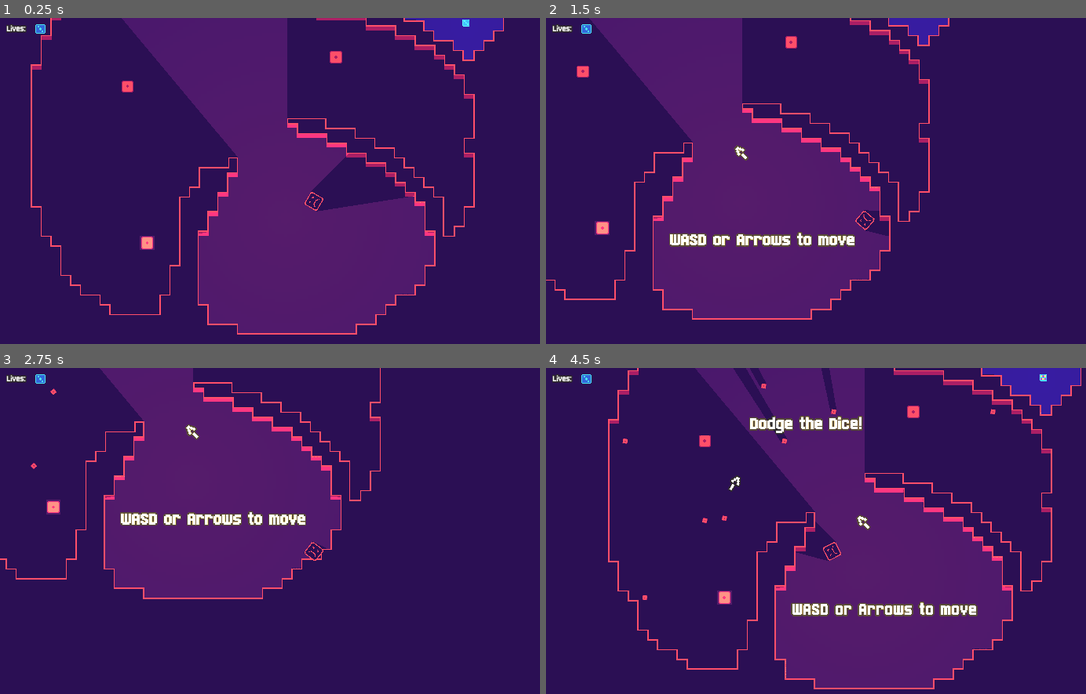
Above: before the commit, frames 1-4 (two rows, left to right).
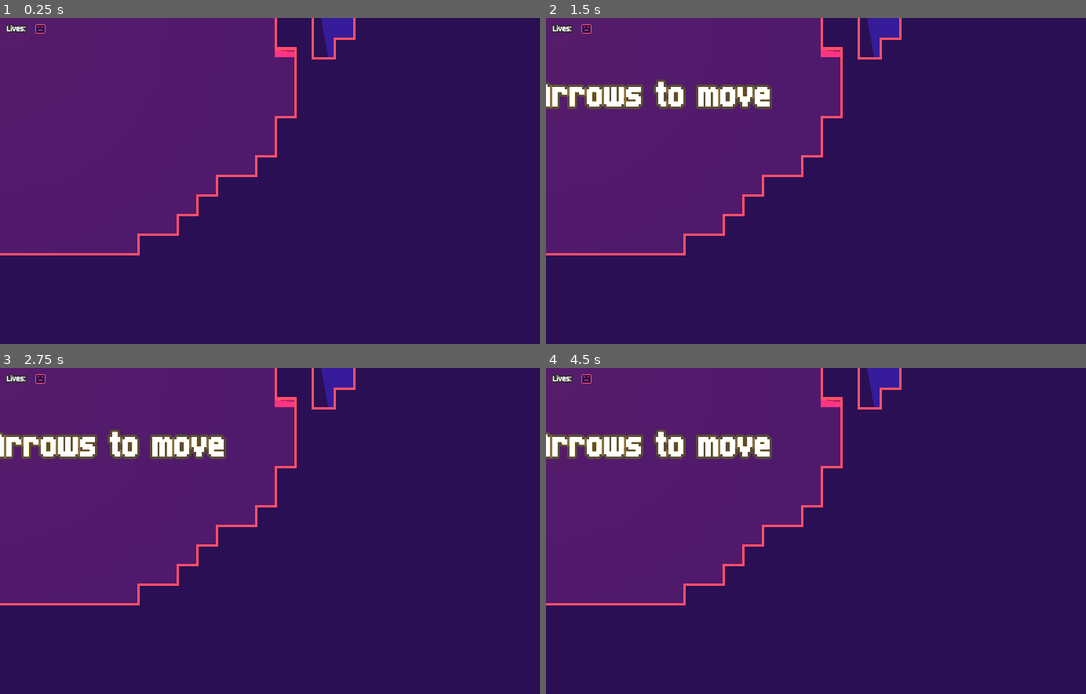
Above: after the commit, the same moments.

Repository: russmatney/dice-nine
Game: Godot game, scene res://src/progression/Level1.tscn
The game is run twice, just before and just after one commit, with the same random seed, the same clock (stepped at 60 frames per second) and the same inputs.
Inputs (mouse positions are in pixels of both pictures, inside the frame that each line leads up to):
- Up to frame 1 (0.25 s): no input
- Up to frame 2 (1.5 s): move the mouse to (999, 184) at 0.52 s; hold D (move_right) 0.53-1.28 s; hold E (fire) 0.53-1.28 s; move the mouse to (735, 220) at 1.27 s; hold J (move_down) from 1.28 s (still down); right-click (735, 220) at 1.35 s
- Up to frame 3 (2.75 s): move the mouse to (378, 472) at 2.02 s; release J (move_down) at 2.03 s; hold D (move_right) from 2.03 s (still down); hold E (fire) from 2.03 s (still down)
- Up to frame 4 (4.5 s): move the mouse to (826, 625) at 2.77 s; release D (move_right) at 2.78 s; release E (fire) at 2.78 s; hold K (move_up) 2.78-3.53 s; right-click (826, 625) at 2.85 s; move the mouse to (1048, 605) at 3.52 s; hold E (fire) 3.53-4.28 s; hold A (move_left) from 3.53 s (still down); move the mouse to (670, 495) at 4.27 s; right-click (670, 495) at 4.35 s

The runs differ from the first frame. In frame 1, 48% of the frame differs, in the area x 0-94%, y 0-98%; in frame 2, 38%; in frame 3, 29%; in frame 4, 55%, in the area x 0-100%, y 0-99%.
Error after the commit: Invalid call. Nonexistent function 'ensure_hud' in base 'CanvasLayer (ProgressionState.gd)'. (res://src/progression/Level1.gd:21)

Commit message:
refactor: light/bg assets

Diff:
--- a/src/BlueLight.tscn
+++ b/src/BlueLight.tscn
@@ -1,6 +1,6 @@
 [gd_scene load_steps=2 format=2]
 
-[ext_resource path="res://assets/light6_sheet.png" type="Texture" id=1]
+[ext_resource path="res://assets/lights/light6_sheet.png" type="Texture" id=1]
 
 [node name="BlueLight" type="Light2D"]
 texture = ExtResource( 1 )
--- a/src/Bullet.tscn
+++ b/src/Bullet.tscn
@@ -1,7 +1,8 @@
-[gd_scene load_steps=19 format=2]
+[gd_scene load_steps=20 format=2]
 
 [ext_resource path="res://assets/dice-roll-rainbow_sheet.png" type="Texture" id=1]
 [ext_resource path="res://src/Bullet.gd" type="Script" id=2]
+[ext_resource path="res://assets/lights/light7_sheet.png" type="Texture" id=3]
 
 [sub_resource type="RectangleShape2D" id=1]
 extents = Vector2( 4, 4 )
@@ -123,5 +124,9 @@
 show_behind_parent = true
 occluder = SubResource( 16 )
 
+[node name="Light2D" type="Light2D" parent="."]
+texture = ExtResource( 3 )
+texture_scale = 0.1
+
 [connection signal="timeout" from="RemoveTimer" to="." method="_on_RemoveTimer_timeout"]
 [connection signal="body_entered" from="Area2D" to="." method="_on_Area2D_body_entered"]
--- a/src/Upgrade.tscn
+++ b/src/Upgrade.tscn
@@ -2,7 +2,7 @@
 
 [ext_resource path="res://assets/dice-roll-rainbow_sheet.png" type="Texture" id=1]
 [ext_resource path="res://src/Upgrade.gd" type="Script" id=2]
-[ext_resource path="res://assets/light6_sheet.png" type="Texture" id=3]
+[ext_resource path="res://assets/lights/light6_sheet.png" type="Texture" id=3]
 
 [sub_resource type="AtlasTexture" id=9]
 atlas = ExtResource( 1 )
--- a/src/YellowLight.tscn
+++ b/src/YellowLight.tscn
@@ -1,6 +1,6 @@
 [gd_scene load_steps=2 format=2]
 
-[ext_resource path="res://assets/light2_sheet.png" type="Texture" id=1]
+[ext_resource path="res://assets/lights/light2_sheet.png" type="Texture" id=1]
 
 [node name="YellowLight" type="Light2D"]
 texture = ExtResource( 1 )
--- a/src/progression/Level1.tscn
+++ b/src/progression/Level1.tscn
@@ -6,7 +6,7 @@
 [ext_resource path="res://src/Upgrade.tscn" type="PackedScene" id=4]
 [ext_resource path="res://src/progression/in-game-message.tres" type="DynamicFont" id=5]
 [ext_resource path="res://src/progression/LevelPortal.tscn" type="PackedScene" id=6]
-[ext_resource path="res://assets/bg1_sheet.png" type="Texture" id=7]
+[ext_resource path="res://assets/bgs/bg1_sheet.png" type="Texture" id=7]
 [ext_resource path="res://src/YellowLight.tscn" type="PackedScene" id=8]
 
 [node name="Level1" type="Node2D"]
--- a/src/progression/Level2.tscn
+++ b/src/progression/Level2.tscn
@@ -6,7 +6,7 @@
 [ext_resource path="res://src/progression/Level2.gd" type="Script" id=4]
 [ext_resource path="res://src/progression/LevelPortal.tscn" type="PackedScene" id=5]
 [ext_resource path="res://src/progression/in-game-message.tres" type="DynamicFont" id=6]
-[ext_resource path="res://assets/bg1_sheet.png" type="Texture" id=7]
+[ext_resource path="res://assets/bgs/bg1_sheet.png" type="Texture" id=7]
 [ext_resource path="res://src/YellowLight.tscn" type="PackedScene" id=8]
 
 [node name="Level2" type="Node2D"]
--- a/src/progression/Level3.tscn
+++ b/src/progression/Level3.tscn
@@ -5,7 +5,7 @@
 [ext_resource path="res://src/progression/LevelPortal.tscn" type="PackedScene" id=3]
 [ext_resource path="res://src/Upgrade.tscn" type="PackedScene" id=4]
 [ext_resource path="res://src/progression/Level3.gd" type="Script" id=5]
-[ext_resource path="res://assets/bg1_sheet.png" type="Texture" id=6]
+[ext_resource path="res://assets/bgs/bg1_sheet.png" type="Texture" id=6]
 [ext_resource path="res://src/YellowLight.tscn" type="PackedScene" id=7]
 
 [node name="Level3" type="Node2D"]
--- a/src/progression/LevelBase.gd
+++ b/src/progression/LevelBase.gd
@@ -17,6 +17,8 @@
 
 func _ready():
   assert(player_start)
+
+  ProgressionState.ensure_hud()
 
   portals = get_tree().get_nodes_in_group("portals")
   upgrades = get_tree().get_nodes_in_group("upgrades")
--- a/src/progression/LevelPortal.tscn
+++ b/src/progression/LevelPortal.tscn
@@ -2,7 +2,7 @@
 
 [ext_resource path="res://assets/dice-roll-rainbow_sheet.png" type="Texture" id=1]
 [ext_resource path="res://src/progression/LevelPortal.gd" type="Script" id=2]
-[ext_resource path="res://assets/light6_sheet.png" type="Texture" id=3]
+[ext_resource path="res://assets/lights/light6_sheet.png" type="Texture" id=3]
 
 [sub_resource type="RectangleShape2D" id=15]
 extents = Vector2( 32, 32 )
Renamed: assets/bg1_sheet.png -> assets/bgs/bg1_sheet.png
Not shown, changed: assets/bgs/bg1_sheet.png.import
Renamed: assets/bg2_sheet.png -> assets/bgs/bg2_sheet.png
Not shown, changed: assets/bgs/bg2_sheet.png.import
Renamed: assets/bg3_sheet.png -> assets/bgs/bg3_sheet.png
Not shown, changed: assets/bgs/bg3_sheet.png.import
Renamed: assets/bg4_sheet.png -> assets/bgs/bg4_sheet.png
Not shown, changed: assets/bgs/bg4_sheet.png.import
Renamed: assets/bg5_sheet.png -> assets/bgs/bg5_sheet.png
Not shown, changed: assets/bgs/bg5_sheet.png.import
Renamed: assets/bg6_sheet.png -> assets/bgs/bg6_sheet.png
Not shown, changed: assets/bgs/bg6_sheet.png.import
(and 16 more such lines)
